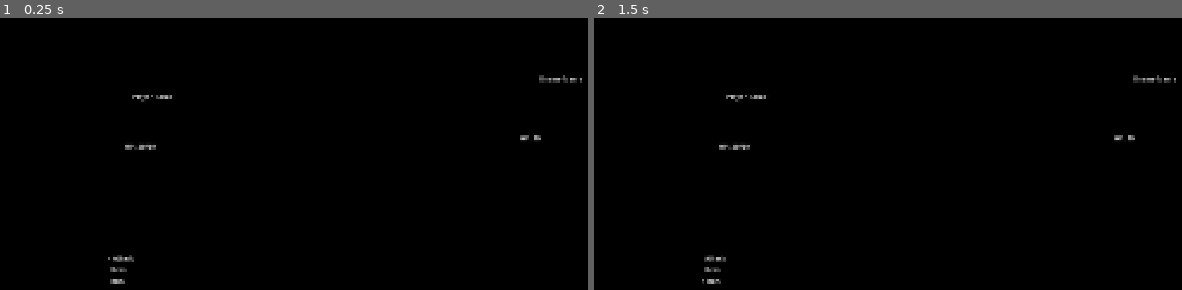
Above: before the commit, frames 1-2 (left to right).
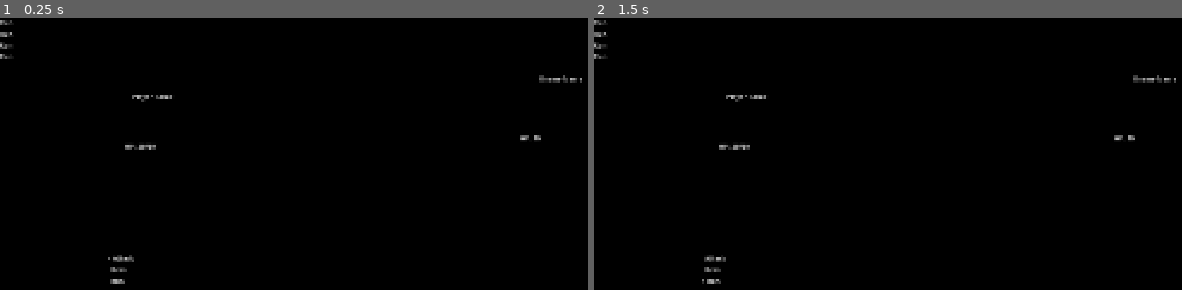
Above: after the commit, the same moments.

Repository: etper/pimpek-rpg-game
Game: Godot game, scene res://scenes/battle.tscn
Two runs of this game, one before a commit and one after it. Both use one fixed random seed, a clock stepped at 60 frames per second and the inputs below. This scene is started directly instead of the project's main scene.
Inputs:
- Up to frame 1 (0.25 s): no input
- Up to frame 2 (1.5 s): tap Enter at 0.5 s; hold W (move_up) from 0.53 s (still down); tap Z (interact) at 0.6, 1.35 s; tap Space at 1.25 s

The runs differ from the first frame. In frame 1, 0.1% of the frame differs, in the area x 0-3%, y 0-16%; in frame 2, 0.1%.
Error before the commit: Invalid access to property or key 'hp' on a base object of type 'Nil'. (res://scenes/battle.gd:65)
Error after the commit: Invalid access to property or key 'hp' on a base object of type 'Nil'. (res://scenes/battle.gd:110)

Commit message:
battle milestone 7 wip

Diff:
--- a/project.godot
+++ b/project.godot
@@ -21,6 +21,7 @@
 Inventory="*uid://d3koguofjilg7"
 BattleManager="*uid://k6wjebqyec2m"
 PlayerStats="*uid://cmq8c3kd8lxob"
+ItemDatabase="*uid://b8dcga25echra"
 
 [display]
 
--- a/scenes/battle.gd
+++ b/scenes/battle.gd
@@ -6,6 +6,14 @@
 	$Menu/Run,
 ]
 
+enum BattleState {
+	MENU,
+	ITEM_MENU
+}
+
+var state = BattleState.MENU
+var item_index = 0
+
 @onready var hp_label = $HPLabel
 
 var player_turn := true
@@ -13,6 +21,18 @@
 @onready var enemy_hp_label = $EnemyHPLabel
 
 var selected := 0
+
+@onready var item_menu = $ItemMenu
+
+@onready var item_labels = [
+	$ItemMenu/Item0,
+	$ItemMenu/Item1,
+	$ItemMenu/Item2,
+	$ItemMenu/Item3,
+]
+
+var item_ids = []
+var item_selected = 0
 
 func _ready():
 	update_menu()
@@ -24,16 +44,35 @@
 	if !player_turn:
 		return
 
-	if Input.is_action_just_pressed("move_down"):
-		selected = (selected + 1) % menu_labels.size()
-		update_menu()
-
-	elif Input.is_action_just_pressed("move_up"):
-		selected = (selected - 1 + menu_labels.size()) % menu_labels.size()
-		update_menu()
-
-	elif Input.is_action_just_pressed("interact"):
-		choose_option()
+	match state:
+		BattleState.MENU:
+			if Input.is_action_just_pressed("move_down"):
+				selected = (selected + 1) % menu_labels.size()
+				update_menu()
+
+			elif Input.is_action_just_pressed("move_up"):
+				selected = (selected - 1 + menu_labels.size()) % menu_labels.size()
+				update_menu()
+
+			elif Input.is_action_just_pressed("interact"):
+				choose_option()
+
+		BattleState.ITEM_MENU:
+			if Input.is_action_just_pressed("move_down"):
+				item_selected = (item_selected + 1) % item_ids.size()
+				update_item_menu()
+
+			elif Input.is_action_just_pressed("move_up"):
+				item_selected = (item_selected - 1 + item_ids.size()) % item_ids.size()
+				update_item_menu()
+
+			elif Input.is_action_just_pressed("interact"):
+				choose_item()
+
+			elif Input.is_action_just_pressed("cancel"):
+				$ItemMenu.hide()
+				$Menu.show()
+				state = BattleState.MENU
 
 func update_menu():
 	var names = [
@@ -51,7 +90,13 @@
 			player_turn = false
 			attack_enemy()
 		1:
-			print("Item")
+			item_selected = 0
+			update_item_menu()
+
+			$Menu.hide()
+			$ItemMenu.show()
+
+			state = BattleState.ITEM_MENU
 		2:
 			print("Run")
 
@@ -113,3 +158,48 @@
 
 	if player.hp > 0:
 		player_turn = true
+
+func update_item_menu():
+	item_ids = Inventory.items.keys()
+
+	for i in item_labels.size():
+		if i < item_ids.size():
+			var id = item_ids[i]
+			item_labels[i].text = (
+				"> " if i == item_selected else "  "
+			) + "%s x%d" % [
+				id.capitalize(),
+				Inventory.items[id]
+			]
+			item_labels[i].show()
+		else:
+			item_labels[i].hide()
+
+func choose_item():
+	if item_ids.is_empty():
+		return
+
+	var id = item_ids[item_selected]
+
+	match id:
+		"potion":
+			if PlayerStats.stats.hp >= PlayerStats.stats.max_hp:
+				print("HP is already full!")
+				return
+
+			PlayerStats.stats.hp = min(
+				PlayerStats.stats.hp + 10,
+				PlayerStats.stats.max_hp
+			)
+
+			Inventory.remove_item("potion", 1)
+
+			update_hp()
+
+			$ItemMenu.hide()
+			$Menu.show()
+			state = BattleState.MENU
+
+			player_turn = false
+			await get_tree().create_timer(0.5).timeout
+			enemy_attack()
--- a/scenes/battle.tscn
+++ b/scenes/battle.tscn
@@ -55,3 +55,23 @@
 [node name="Run" type="Label" parent="Menu" unique_id=120933565]
 layout_mode = 2
 text = "Run"
+
+[node name="ItemMenu" type="VBoxContainer" parent="." unique_id=264859710]
+offset_right = 40.0
+offset_bottom = 40.0
+
+[node name="Item0" type="Label" parent="ItemMenu" unique_id=1815740660]
+layout_mode = 2
+text = "Run"
+
+[node name="Item1" type="Label" parent="ItemMenu" unique_id=1937949667]
+layout_mode = 2
+text = "Run"
+
+[node name="Item2" type="Label" parent="ItemMenu" unique_id=1494703176]
+layout_mode = 2
+text = "Run"
+
+[node name="Item3" type="Label" parent="ItemMenu" unique_id=928258471]
+layout_mode = 2
+text = "Run"
--- /dev/null
+++ b/scripts/item_database.gd
@@ -0,0 +1,8 @@
+extends Node
+
+const ITEMS = {
+	"potion": {
+		"name": "Potion",
+		"heal": 10
+	}
+}
Not shown, added: scripts/item_database.gd.uid
